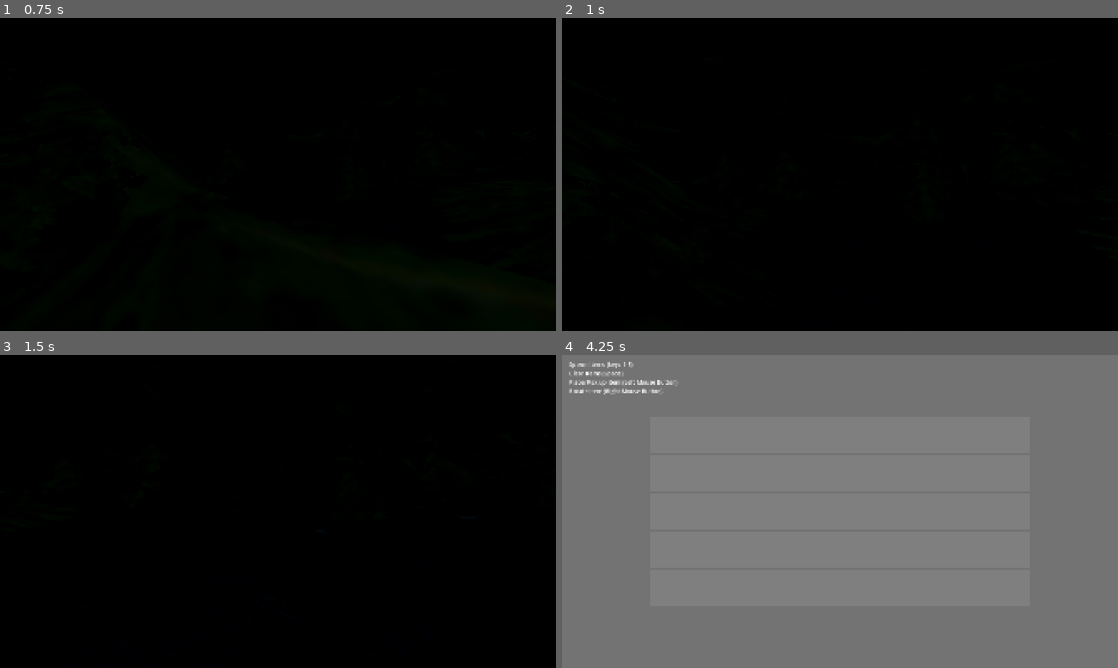
Above: before the commit, frames 1-4 (two rows, left to right).
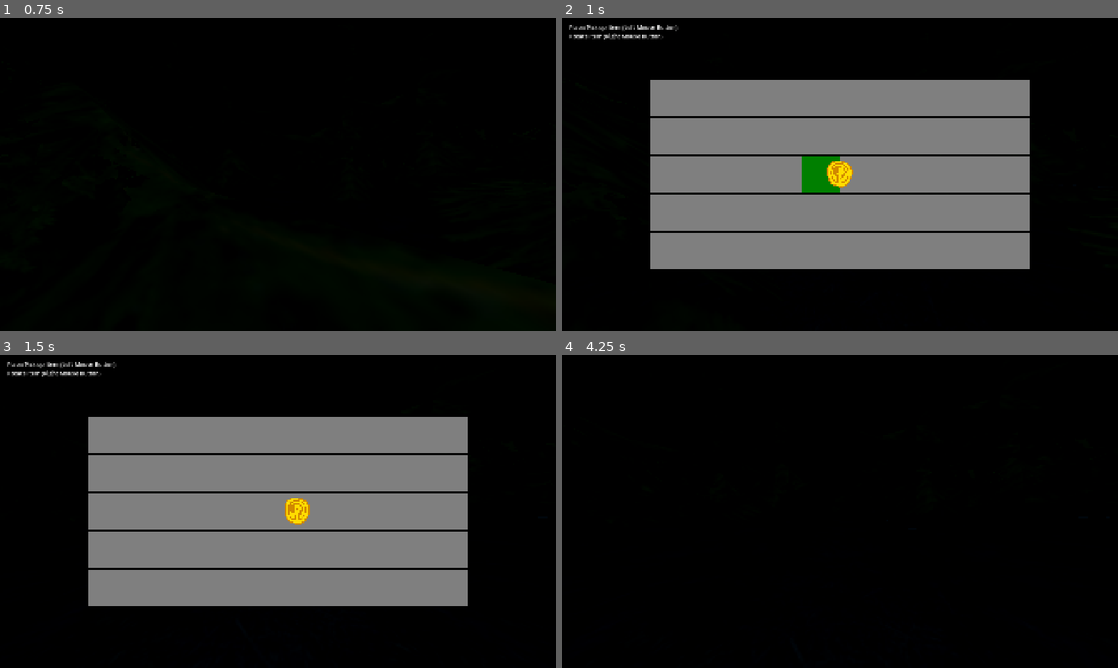
Above: after the commit, the same moments.

Repository: ZorioDEV/IGME590-FinalProject
Game: Godot game, scene res://scenes/main_scene.tscn
Two runs of this game, one before a commit and one after it. Both use one fixed random seed, a clock stepped at 60 frames per second and the inputs below.
Inputs (mouse positions are in pixels of both pictures, inside the frame that each line leads up to):
- Up to frame 1 (0.75 s): tap Enter (ui_accept) at 0.5 s; move the mouse to (272, 180) at 0.52 s; hold W (move_up) from 0.53 s (still down); hold Space (Clear Items, bound only before the commit) from 0.53 s (still down); click (272, 180) at 0.67 s
- Up to frame 2 (1 s): keep holding W (move_up); keep holding Space (Clear Items, bound only before the commit); tap Enter (ui_accept) at 0.77 s; tap 1 (Spawn Item 1, bound only before the commit) at 0.8 s
- Up to frame 3 (1.5 s): keep holding W (move_up); tap Enter (ui_accept) at 1.25 s; move the mouse to (316, 514) at 1.27 s; release Space (Clear Items, bound only before the commit) at 1.28 s; tap 1 (Spawn Item 1, bound only before the commit) at 1.35 s; click (316, 514) at 1.42 s
- Up to frame 4 (4.25 s): tap Enter (ui_accept) at 1.52, 2, 2.75, 3.02, 3.5, 3.77 s; tap 2 (Spawn Item 2, bound only before the commit) at 1.55 s; move the mouse to (795, 508) at 2.02 s; hold 2 (Spawn Item 2, bound only before the commit) 2.03-2.78 s; click (795, 508) at 2.17 s; tap 3 (Spawn Item 3, bound only before the commit) at 2.3, 2.85 s; move the mouse to (845, 511) at 2.77 s; release W (move_up) at 2.78 s; hold A (move_left) 2.78-3.53 s; click (845, 511) at 2.92 s; tap 4 (Spawn Item 4, bound only before the commit) at 3.05 s; move the mouse to (817, 505) at 3.52 s; hold W (move_up) from 3.53 s (still down); hold 4 (Spawn Item 4, bound only before the commit) from 3.53 s (still down); click (817, 505) at 3.67 s; tap 5 (Spawn Item 5, bound only before the commit) at 3.8 s; tap Q (toggle_inventory) at 4.15 s

Frame 1 is identical in both runs. In frame 2, 40% of the frame differs, in the area x 1-85%, y 2-81%; in frame 3, 40%; in frame 4, 100%, in the area x 0-100%, y 0-100%.

Commit message:
Add Pickup Functionality + Remove Inventory Testing Keybinds

Diff:
--- a/tjb-enhanced-vision/SpatialInventory/Scripts/Inventory.gd
+++ b/tjb-enhanced-vision/SpatialInventory/Scripts/Inventory.gd
@@ -7,31 +7,6 @@
 var item_id = -1
 
 func _ready() -> void:
-	if not InputMap.has_action("Spawn Item 1"):
-		InputMap.add_action("Spawn Item 1")
-		var ev = InputEventKey.new()
-		ev.physical_keycode = KEY_1
-		InputMap.action_add_event("Spawn Item 1", ev)
-	if not InputMap.has_action("Spawn Item 2"):
-		InputMap.add_action("Spawn Item 2")
-		var ev = InputEventKey.new()
-		ev.physical_keycode = KEY_2
-		InputMap.action_add_event("Spawn Item 2", ev)
-	if not InputMap.has_action("Spawn Item 3"):
-		InputMap.add_action("Spawn Item 3")
-		var ev = InputEventKey.new()
-		ev.physical_keycode = KEY_3
-		InputMap.action_add_event("Spawn Item 3", ev)
-	if not InputMap.has_action("Spawn Item 4"):
-		InputMap.add_action("Spawn Item 4")
-		var ev = InputEventKey.new()
-		ev.physical_keycode = KEY_4
-		InputMap.action_add_event("Spawn Item 4", ev)
-	if not InputMap.has_action("Spawn Item 5"):
-		InputMap.add_action("Spawn Item 5")
-		var ev = InputEventKey.new()
-		ev.physical_keycode = KEY_5
-		InputMap.action_add_event("Spawn Item 5", ev)
 	if not InputMap.has_action("Place Item"):
 		InputMap.add_action("Place Item")
 		var ev = InputEventMouseButton.new()
@@ -42,36 +17,14 @@
 		var ev = InputEventMouseButton.new()
 		ev.button_index = MOUSE_BUTTON_RIGHT
 		InputMap.action_add_event("Rotate Item", ev)
-	if not InputMap.has_action("Clear Items"):
-		InputMap.add_action("Clear Items")
-		var ev = InputEventKey.new()
-		ev.physical_keycode = KEY_SPACE
-		InputMap.action_add_event("Clear Items", ev)
 
-func _input(event):
-	if not is_visible_in_tree():
-		return
-	if event.is_action_pressed("Spawn Item 1"):
-		spawn_item(load("res://SpatialInventory/Assets/Items/coin_item.tres"))
-	if event.is_action_pressed("Spawn Item 2"):
-		spawn_item(load("res://SpatialInventory/Assets/Items/sword_item.tres"))
-	if event.is_action_pressed("Spawn Item 3"):
-		spawn_item(load("res://SpatialInventory/Assets/Items/snake_item.tres"))
-	if event.is_action_pressed("Spawn Item 4"):
-		spawn_item(load("res://SpatialInventory/Assets/Items/cross_item.tres"))
-	if event.is_action_pressed("Spawn Item 5"):
-		spawn_item(load("res://SpatialInventory/Assets/Items/lightsaber_item.tres"))
-	if event.is_action_pressed("Clear Items"):
-		grid_container.reset_grid()
-		for child in item_layer.get_children():
-			if child is Item:
-				child.queue_free()
-
-func spawn_item(item_data: ItemData):
-	if grid_container.active_item == null:
-			var new_item := Item.new(item_data, grid_container.grid_slot_size)
-			item_layer.add_child(new_item)
-			grid_container.active_item = new_item
-			item_id += 1
-			item_id %= max_items
-			new_item.id = item_id
+func spawn_item(item_data: ItemData) -> bool:
+	if grid_container.active_item != null:
+		return false
+	var new_item := Item.new(item_data, grid_container.grid_slot_size)
+	item_layer.add_child(new_item)
+	grid_container.active_item = new_item
+	item_id += 1
+	item_id %= max_items
+	new_item.id = item_id
+	return true
--- a/tjb-enhanced-vision/SpatialInventory/spatial_inventory.tscn
+++ b/tjb-enhanced-vision/SpatialInventory/spatial_inventory.tscn
@@ -10,7 +10,7 @@
 anchor_bottom = 1.0
 grow_horizontal = 2
 grow_vertical = 2
-color = Color(0.4506483, 0.4506483, 0.45064825, 1)
+color = Color(0.4509804, 0.4509804, 0.4509804, 0)
 script = ExtResource("1_efo6i")
 grid_container = NodePath("GridContainer")
 item_layer = NodePath("ItemLayer")
@@ -51,7 +51,5 @@
 offset_right = 348.0
 offset_bottom = 139.0
 theme_override_font_sizes/font_size = 20
-text = "Spawn Items (keys 1-5)
-Clear Items (Space)
-Place/Pick up Item (Left Mouse Button)
+text = "Place/Pick up Item (Left Mouse Button)
 Rotate Item (Right Mouse Button)"
--- a/tjb-enhanced-vision/scenes/main_scene.tscn
+++ b/tjb-enhanced-vision/scenes/main_scene.tscn
@@ -4,6 +4,10 @@
 [ext_resource type="PackedScene" uid="uid://buqtmfqbdftt6" path="res://models/forest/forest.glb" id="2_pw63i"]
 [ext_resource type="Script" uid="uid://bq03vfekjmm2d" path="res://scripts/goggle_mirror.gd" id="3_mirror"]
 [ext_resource type="PackedScene" uid="uid://bocb8l3hcwy5f" path="res://scenes/pickup_item.tscn" id="4_pu3yx"]
+[ext_resource type="Resource" uid="uid://cx6mc2vhlelx1" path="res://SpatialInventory/Assets/Items/coin_item.tres" id="5_18nlu"]
+[ext_resource type="Resource" uid="uid://cw6tbembn5mmf" path="res://SpatialInventory/Assets/Items/cross_item.tres" id="6_c1pb6"]
+[ext_resource type="Resource" uid="uid://cxk4cq6vdevxm" path="res://SpatialInventory/Assets/Items/lightsaber_item.tres" id="7_6wevv"]
+[ext_resource type="Resource" uid="uid://c2545mydb1h8f" path="res://SpatialInventory/Assets/Items/snake_item.tres" id="8_e1cbu"]
 
 [sub_resource type="ProceduralSkyMaterial" id="ProceduralSkyMaterial_7ykc4"]
 sky_top_color = Color(0.09110289, 0.11733463, 0.15106094, 1)
@@ -39,12 +43,16 @@
 
 [node name="Area3D" parent="SceneGeom" unique_id=629929025 instance=ExtResource("4_pu3yx")]
 transform = Transform3D(1, 0, 0, 0, 1, 0, 0, 0, 1, -0.517128, 1, -2.6695008)
+item_data = ExtResource("5_18nlu")
 
 [node name="Area3D2" parent="SceneGeom" unique_id=166384938 instance=ExtResource("4_pu3yx")]
 transform = Transform3D(1, 0, 0, 0, 1, 0, 0, 0, 1, -2.689529, 1, 0.1634463)
+item_data = ExtResource("6_c1pb6")
 
 [node name="Area3D3" parent="SceneGeom" unique_id=1806332756 instance=ExtResource("4_pu3yx")]
 transform = Transform3D(1, 0, 0, 0, 1, 0, 0, 0, 1, 3.8311367, 1, 4.027565)
+item_data = ExtResource("7_6wevv")
 
 [node name="Area3D4" parent="SceneGeom" unique_id=386002639 instance=ExtResource("4_pu3yx")]
 transform = Transform3D(1, 0, 0, 0, 1, 0, 0, 0, 1, -1.7425454, 1, 3.1425996)
+item_data = ExtResource("8_e1cbu")
--- a/tjb-enhanced-vision/scripts/pickup_item.gd
+++ b/tjb-enhanced-vision/scripts/pickup_item.gd
@@ -1,8 +1,12 @@
 extends Area3D
+
+@export var item_data: ItemData
 
 
 func _on_body_entered(body: Node3D) -> void:
-	if body.is_in_group("Player"):
-		print("Picked up Item!")
-		# do inventory stuff
+	if not body.is_in_group("Player") or item_data == null:
+		return
+
+	if body.receive_item(item_data):
+		print("Picked up ", item_data.item_name, "!")
 		queue_free()
--- a/tjb-enhanced-vision/scripts/player.gd
+++ b/tjb-enhanced-vision/scripts/player.gd
@@ -11,6 +11,7 @@
 @onready var night_animation: AnimationPlayer = $AnimationPlayer
 @onready var goggles: Node3D = $Head/GoggleScene
 @onready var inventory_layer: CanvasLayer = $InventoryLayer
+@onready var inventory = $InventoryLayer/Inventory
 
 const GOGGLE_ANIM := "raise_goggle"
 const FADE_IN_TIME := 0.6
@@ -46,9 +47,26 @@
 			#raises the goggles
 			night_animation.play(GOGGLE_ANIM)
 		else:
-			#turns night vision off instantly (exiting)
-			_set_night_vision(false)
-			night_animation.play_backwards(GOGGLE_ANIM)
+			_lower_goggles()
+
+
+func _lower_goggles() -> void:
+	goggles_wanted = false
+	_set_night_vision(false)
+	night_animation.play_backwards(GOGGLE_ANIM)
+
+
+#opens the inventory with the item (called by pickups)
+func receive_item(item_data: ItemData) -> bool:
+	if not inventory.spawn_item(item_data):
+		return false
+
+	if goggles_wanted:
+		_lower_goggles()
+
+	_set_inventory_open(true)
+
+	return true
 
 
 func _on_goggle_animation_finished(anim_name: StringName) -> void:
